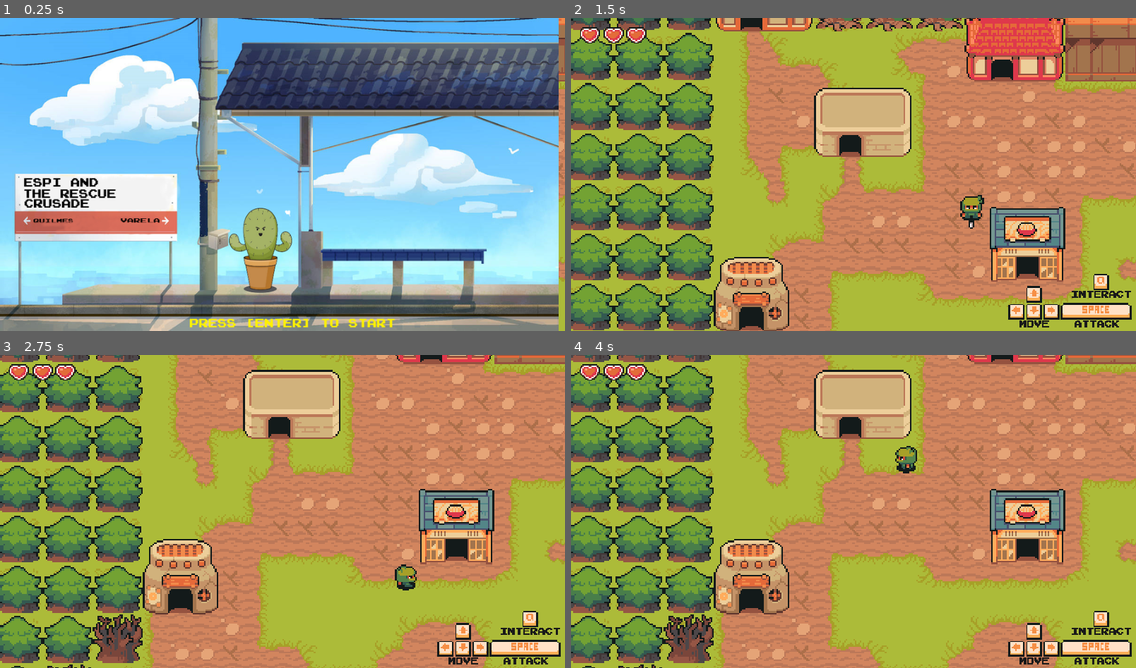
Above: before the commit, frames 1-4 (two rows, left to right).
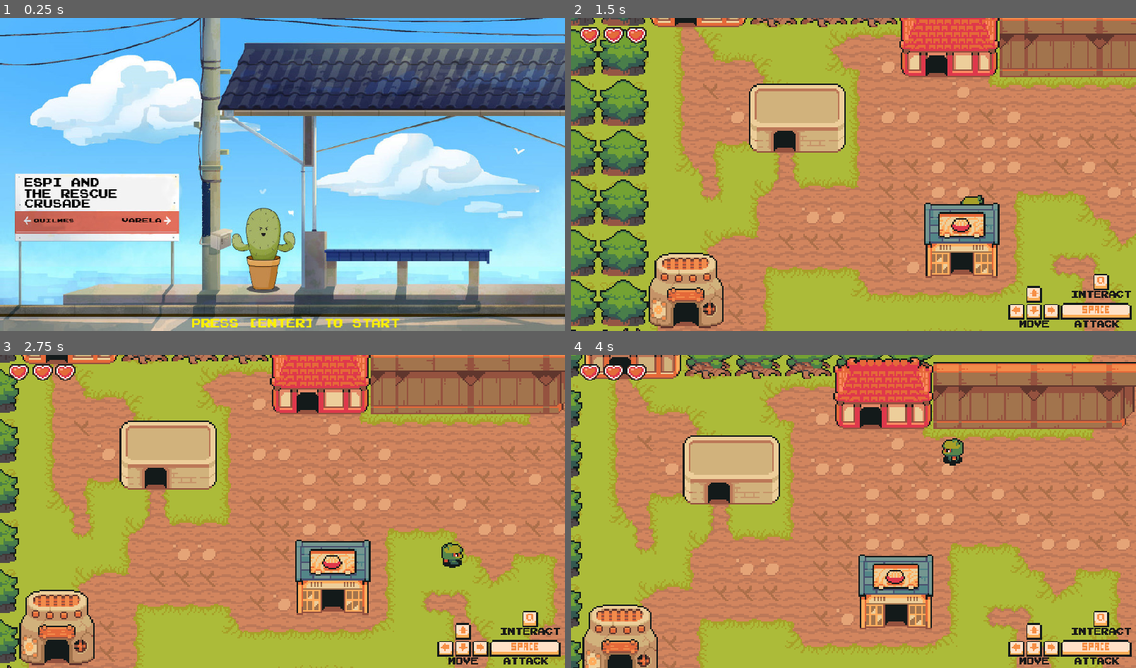
Above: after the commit, the same moments.

Repository: 12-cactus/espi-and-the-rescue-crusade
Game: Godot game, scene res://Main.tscn
Same seed, same stepped clock (60 frames per second), same inputs: the game is played once before the commit and once after it.
Inputs:
- Up to frame 1 (0.25 s): no input
- Up to frame 2 (1.5 s): tap Enter (start) at 0.5 s; hold Right (right) 0.53-1.28 s; hold Enter (start) 0.53-1.28 s; hold Down (down) from 1.28 s (still down); tap Space (fire) at 1.35 s
- Up to frame 3 (2.75 s): tap Enter (start) at 1.55 s; release Down (down) at 2.03 s; hold Right (right) from 2.03 s (still down); hold Enter (start) from 2.03 s (still down); tap Q (next_dialog) at 2.1 s
- Up to frame 4 (4 s): release Right (right) at 2.78 s; release Enter (start) at 2.78 s; hold Up (up) 2.78-3.53 s; tap Enter (start) at 2.85 s; hold Left (left) from 3.53 s (still down); hold Enter (start) from 3.53 s (still down)

The runs differ from the first frame. In frame 1, 15% of the frame differs, in the area x 0-100%, y 0-100%; in frame 2, 62%; in frame 3, 68%; in frame 4, 71%.

Commit message:
Musica de fondo, retoques a la mochila y nuevos tiles

Diff:
--- a/Main.gd
+++ b/Main.gd
@@ -4,12 +4,12 @@
 onready var LifeBar = $GUI/LifeBar
 onready var Espi: KinematicBody2D = $Espi
 onready var MarkisStateMachine: CactusDefeatedStateMachine = $World/Cactus/Markis/MarkisBody/StateMachine
+onready var IntroMusic = load("res://assets/sound/Intro.ogg")
+onready var MusicPlayer = $MusicPlayer
 
 
 func _ready():
-	#Esto hay que mejorarlo
-	$MusicPlayer.stream = load("res://assets/sound/Intro.ogg")
-	$MusicPlayer.play()
+	MusicPlayer._on_music_changed(IntroMusic)
 	Espi.connect("hit", GUI, "on_player_hit")
 
 	MarkisStateMachine.connect("show_dialog", GUI, "on_show_dialog")
@@ -21,4 +21,4 @@
 	LifeBar.connect("revive", GUI, "on_player_revive")
 
 func stop_intro_music():
-	$MusicPlayer.stop()
+	MusicPlayer._on_music_changed(null)
--- a/Main.tscn
+++ b/Main.tscn
@@ -6,10 +6,10 @@
 [ext_resource path="res://GUI.gd" type="Script" id=4]
 [ext_resource path="res://Main.gd" type="Script" id=5]
 [ext_resource path="res://entities/World.gd" type="Script" id=6]
-[ext_resource path="res://assets/GUI/Start screen.png" type="Texture" id=7]
+[ext_resource path="res://assets/GUI/Start screen.jpeg" type="Texture" id=7]
 [ext_resource path="res://entities/dialog/Dialog.tscn" type="PackedScene" id=8]
 [ext_resource path="res://entities/player/LifeBar.tscn" type="PackedScene" id=9]
-[ext_resource path="res://assets/GUI/Reset screen.png" type="Texture" id=10]
+[ext_resource path="res://assets/GUI/Reset screen.jpeg" type="Texture" id=10]
 [ext_resource path="res://entities/MusicPlayer.tscn" type="PackedScene" id=11]
 [ext_resource path="res://entities/MusicPlayer.gd" type="Script" id=12]
 
@@ -55,7 +55,7 @@
 scale = Vector2( 2.08, 2.08 )
 
 [node name="World" parent="." instance=ExtResource( 1 )]
-position = Vector2( -500, -345 )
+position = Vector2( -541.849, -347.649 )
 script = ExtResource( 6 )
 
 [node name="Espi" parent="." instance=ExtResource( 2 )]
--- a/entities/MusicPlayer.gd
+++ b/entities/MusicPlayer.gd
@@ -1,21 +1,23 @@
 extends AudioStreamPlayer
 
 onready var tween = $Tween
+onready var backgroundMusic = load("res://assets/sound/Background.mp3")
 const BASE_VOLUME = -10
 const MUTE_VOLUME = -60
 
+
 func _on_music_changed(song):
 	if song == null:
-		stream = null
-		fade_out()
-		return
+		stream = backgroundMusic
+		play()
 
 	if stream == song:
 		return
 
-	stream = song
-	reset_sound()
-	play()
+	if song != null:
+		stream = song
+		reset_sound()
+		play()
 
 func reset_sound():
 	tween.stop_all()
--- a/entities/MusicPlayer.tscn
+++ b/entities/MusicPlayer.tscn
@@ -1,7 +1,11 @@
-[gd_scene format=2]
+[gd_scene load_steps=2 format=2]
+
+[ext_resource path="res://assets/sound/Background.mp3" type="AudioStream" id=1]
 
 [node name="MusicPlayer" type="AudioStreamPlayer" groups=[
 "MusicPlayer",
 ]]
+stream = ExtResource( 1 )
+autoplay = true
 
 [node name="Tween" type="Tween" parent="."]
--- a/entities/World/Conurban.tscn
+++ b/entities/World/Conurban.tscn
@@ -347,19 +347,19 @@
 } ]
 13/z_index = 0
 
+[sub_resource type="ConvexPolygonShape2D" id=16]
+points = PoolVector2Array( 32, 32, 0, 32, 0, 0, 32, 0 )
+
+[sub_resource type="ConvexPolygonShape2D" id=17]
+points = PoolVector2Array( 0, 0, 32, 0, 32, 32, 0, 32 )
+
 [sub_resource type="ConvexPolygonShape2D" id=18]
 points = PoolVector2Array( 32, 32, 0, 32, 0, 0, 32, 0 )
 
-[sub_resource type="ConvexPolygonShape2D" id=20]
-points = PoolVector2Array( 0, 0, 32, 0, 32, 32, 0, 32 )
-
-[sub_resource type="ConvexPolygonShape2D" id=21]
+[sub_resource type="ConvexPolygonShape2D" id=19]
 points = PoolVector2Array( 32, 32, 0, 32, 0, 0, 32, 0 )
 
-[sub_resource type="ConvexPolygonShape2D" id=22]
-points = PoolVector2Array( 32, 32, 0, 32, 0, 0, 32, 0 )
-
-[sub_resource type="TileSet" id=19]
+[sub_resource type="TileSet" id=20]
 0/name = "TilesetNature.png 0"
 0/texture = ExtResource( 3 )
 0/tex_offset = Vector2( 0, 0 )
@@ -436,11 +436,11 @@
 tile_data = PoolIntArray( 1638456, 11, 0, 1900588, 0, 0, 2031670, 3, 0, 2031674, 12, 0, 2031675, 12, 0, 2031678, 12, 0, 2031681, 13, 0, 2031684, 12, 0, 2228272, 1, 0, 2555959, 4, 0, 2687020, 6, 0, 3014721, 7, 0 )
 
 [node name="Borders" type="TileMap" parent="."]
-tile_set = SubResource( 19 )
+tile_set = SubResource( 20 )
 cell_size = Vector2( 32, 32 )
 collision_layer = 1024
 format = 1
-tile_data = PoolIntArray( -65529, 0, 0, -65528, 0, 0, -65527 …(745 unchanged characters)… , 0, 0, 458800, 0, 0, 524295, 0, 0, 524336, 0, 0, 589831, 0, 0, 589872, 0, 0, 655367, 0, 0, 655408, 0, 0, 720903, 0, 0, 720944, 0, 0, 786439, 0, 0, 786480, 0, 0, 851975, 0, 0, 852016, 0, 0, 917511, 0, 0, 917512, 0, 0, 917513, 0, 0, 917514, 0, 0, 917515, 0, 0, 917552, 0, 0, 983051, 0, 0, 983088, 0, 0, 1048587, 0, 0, 1048624, 0, 0, 1114123, 0, 0, 1 …(959 unchanged characters)…
+tile_data = PoolIntArray( -65529, 0, 0, -65528, 0, 0, -65527 …(745 unchanged characters)… , 0, 0, 458800, 0, 0, 524295, 0, 0, 524311, 0, 0, 524336, 0, 0, 589831, 0, 0, 589872, 0, 0, 655367, 0, 0, 655408, 0, 0, 720903, 0, 0, 720944, 0, 0, 786439, 0, 0, 786480, 0, 0, 851975, 0, 0, 852016, 0, 0, 917511, 0, 0, 917512, 0, 0, 917513, 0, 0, 917514, 0, 0, 917515, 0, 0, 917552, 0, 0, 983051, 0, 0, 983088, 0, 0, 1048587, 0, 0, 1048607, 0, 0, 1048624, 0, 0, 1114123, 0, 0, 1 …(959 unchanged characters)…
 
 [node name="MusicAreas" type="Position2D" parent="."]
 
--- a/entities/World/Sandwich.gd
+++ b/entities/World/Sandwich.gd
@@ -1,6 +1,5 @@
 extends Sprite
 
-var item_name: String = "Sandwich"
 var player_over: KinematicBody2D = null
 onready var PickedEffect: AudioStreamPlayer2D = $AudioStreamPlayer2D
 
@@ -18,6 +17,7 @@
 		player_over = null
 
 func remove():
+	play_picked_effect()
 	get_parent().remove_child(self)
 	queue_free()
 
--- a/entities/player/Bag.gd
+++ b/entities/player/Bag.gd
@@ -9,6 +9,7 @@
 func hasItems(anItemName, anAmountOfItems):
 	var amount = 0
 	for item in items:
-		if item.item_name == anItemName:
+		print(item.get_name())
+		if item.get_name().begins_with(anItemName):
 			amount += 1
 	return amount >= anAmountOfItems
Binary file added: assets/Backgrounds/Car.png
Binary file added: assets/Backgrounds/defepared.png
Binary file changed: assets/Enemies/botella.png
Binary file added: assets/GUI/Reset screen.jpeg
Binary file removed: assets/GUI/Reset screen.png
Binary file added: assets/GUI/Start screen.jpeg
Binary file removed: assets/GUI/Start screen.png
Not shown: 3 places in entities/World/Conurban.tscn that only renumber resources
Not shown, added: assets/sound/Background.mp3
